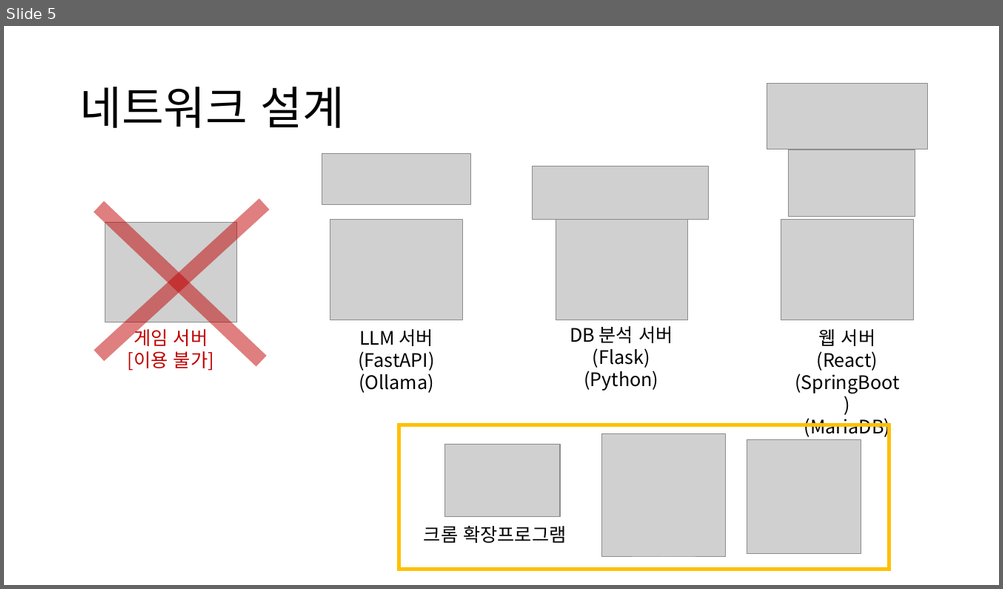
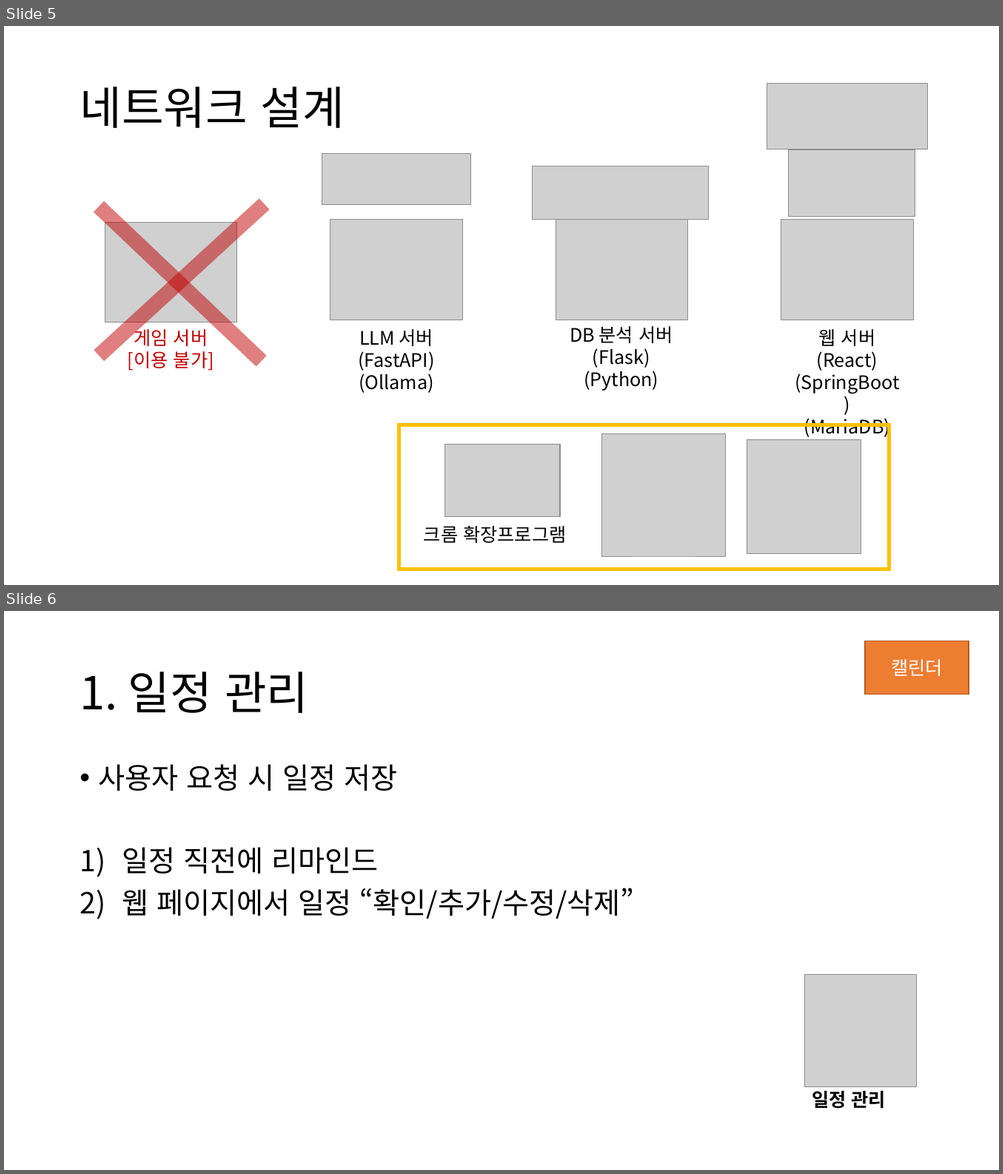
Before and after one commit to HeyHO2154/Id, a slide deck: 시스템 설계도.pptx. Shown one above the other, each under a label of ours: slide 5 before the commit, slides 5 and 6 after it. The pictures are 1003x589 and 1003x1174 pixels, drawn with LibreOffice and Linux fonts; fonts in the diff are those of the drawing; grey boxes stand for pictures. Boxes give left, top, right and bottom in pixels: in the first picture for what was removed or moved away, otherwise in the second. Text is boxed around its words. In the diff, an @@ line names an element or a change of style, - is before the commit and + after.

```diff
--- a/시스템 설계도.pptx
+++ b/시스템 설계도.pptx
@@ slide 6 added at (4,611,999,1170), background #FFFFFF @@
@@ rectangle added at (865,641,969,695), fill #ED7D31, outline #AF5C24 1 pt, 18 pt, text #FFFFFF @@
+캘린더
@@ title added at (79,672,308,713), 44 pt, text #000000 @@
+1. 일정 관리
@@ text added at (99,764,634,919), 28 pt, text #000000 @@
+• 사용자 요청 시 일정 저장
+1) 일정 직전에 리마인드
+2) 웹 페이지에서 일정 “확인/추가/수정/삭제”
@@ picture added at (805,975,916,1087) @@
@@ text added at (811,1091,885,1109), 18 pt, text #000000, bold @@
+일정 관리
```
Also in this commit, not shown: 3 slides changed, 4 other slides added.
